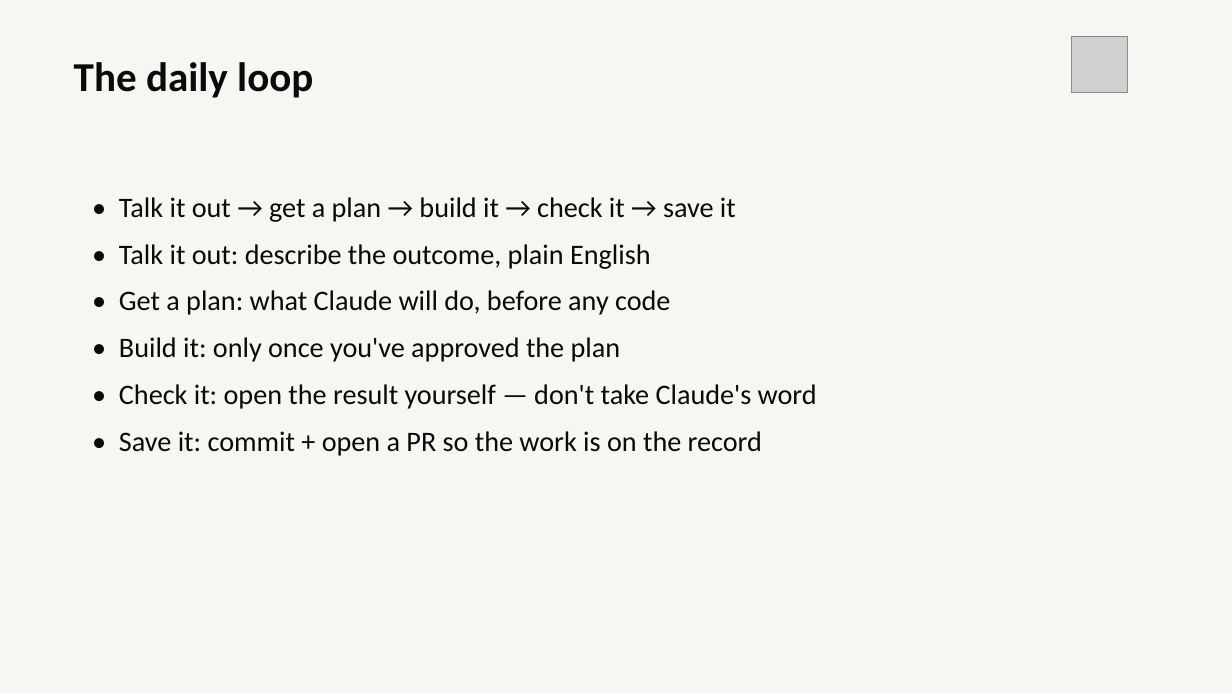
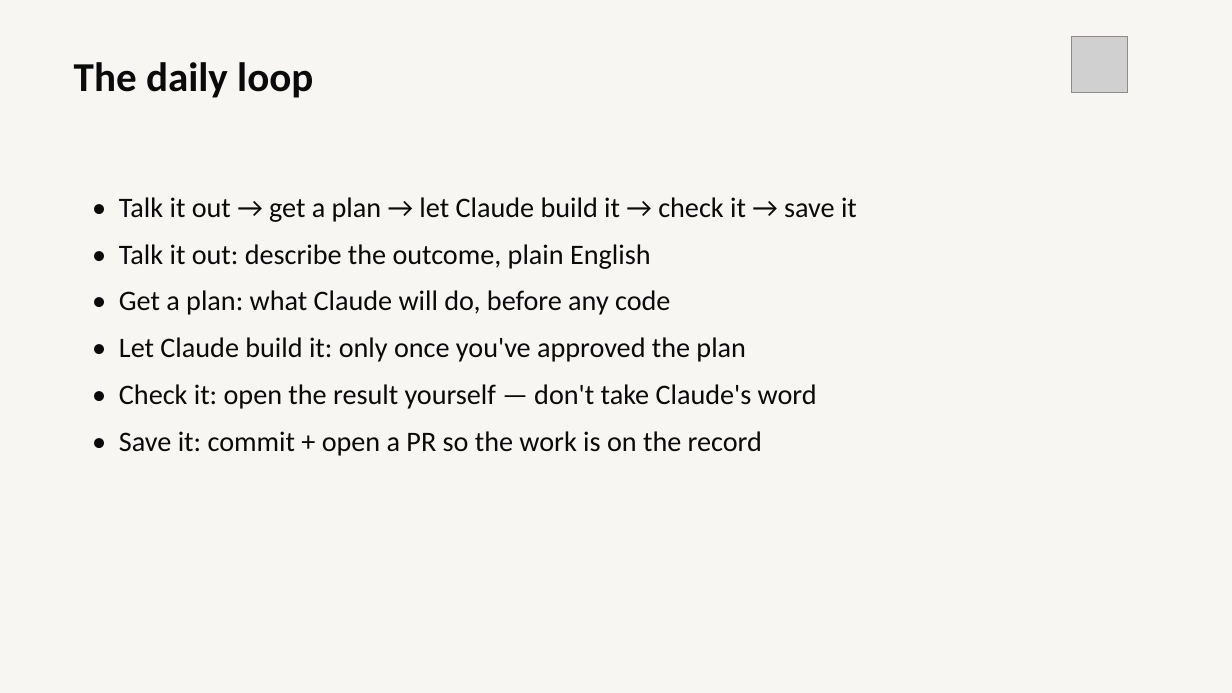
Before and after one commit to Pdiamondz1/harbormill-aios, a slide deck: slide 17 of docs/gtm/enablement/deck/Directing-Claude.pptx. Drawn at 1232x693 pixels with LibreOffice and Linux fonts; fonts in the diff are those of the drawing; grey boxes stand for pictures. Boxes give left, top, right and bottom in pixels: in the first picture for what was removed or moved away, otherwise in the second. Text is boxed around its words. In the diff, an @@ line names an element or a change of style, - is before the commit and + after.

Commit message:
docs(enablement): final-review fixes — README+facilitator completeness, deck wording, dead-code cleanup

```diff
--- a/docs/gtm/enablement/deck/Directing-Claude.pptx
+++ b/docs/gtm/enablement/deck/Directing-Claude.pptx
@@ text at [119,197,857,222]: text changed @@
-• Talk it out → get a plan → build it → check it → save it
+• Talk it out → get a plan → let Claude build it → check it → save it
@@ text at [119,337,746,362]: text changed @@
-• Build it: only once you've approved the plan
+• Let Claude build it: only once you've approved the plan
```
Also in this commit, not shown: 4 other files.
